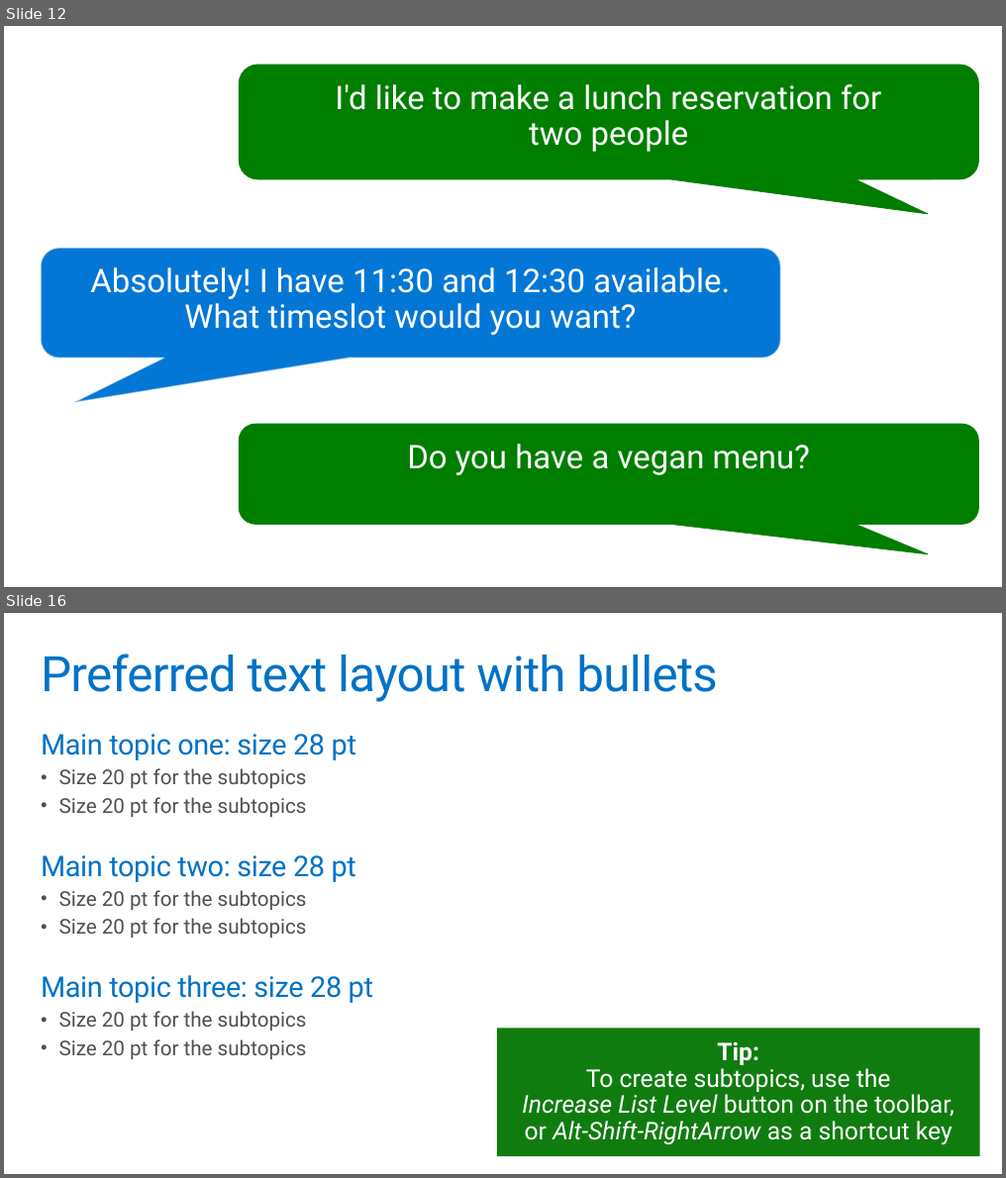
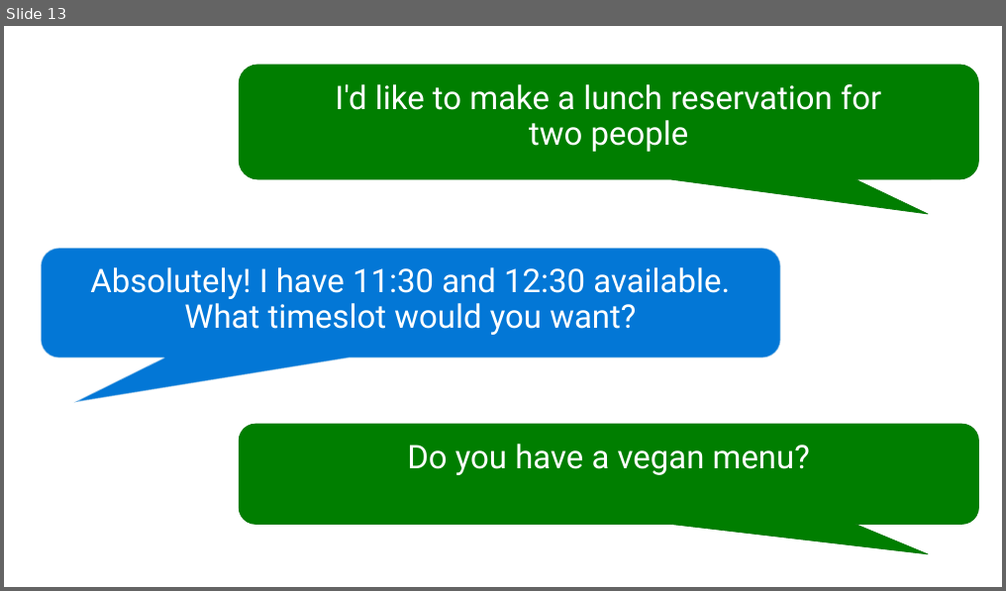
Before and after one commit to GeekTrainer/help-desk-bot-lab, a slide deck: Slides/2 - Mastering the user experience.pptx. Shown one above the other, each under a label of ours: slides 12 and 16 before the commit, slide 13 after it; the slides between them are not shown. The pictures are 1006x1178 and 1006x591 pixels, drawn with LibreOffice and Linux fonts; fonts in the diff are those of the drawing. Boxes give left, top, right and bottom in pixels: in the first picture for what was removed or moved away, otherwise in the second. Text is boxed around its words. In the diff, an @@ line names an element or a change of style, - is before the commit and + after.

```diff
--- a/Slides/2 - Mastering the user experience.pptx
+++ b/Slides/2 - Mastering the user experience.pptx
@@ slide 16 removed at (4,613,1002,1174), background #FFFFFF @@
@@ title removed at (41,654,717,702) @@
-Preferred text layout with bullets
@@ text removed at (41,734,373,1059) @@
-Main topic one: size 28 pt
-  • Size 20 pt for the subtopics
-  • Size 20 pt for the subtopics
-Main topic two: size 28 pt
-  • Size 20 pt for the subtopics
-  • Size 20 pt for the subtopics
-Main topic three: size 28 pt
-  • Size 20 pt for the subtopics
-  • Size 20 pt for the subtopics
@@ rectangle removed at (497,1029,980,1157) @@
-Tip:
-To create subtopics, use the
-Increase List Level button on the toolbar,
-or Alt-Shift-RightArrow as a shortcut key
@@ what was slide 12 is now slide 13 @@
```
Also in this commit, not shown: 1 slide changed, 9 slides added, 21 other slides removed.
